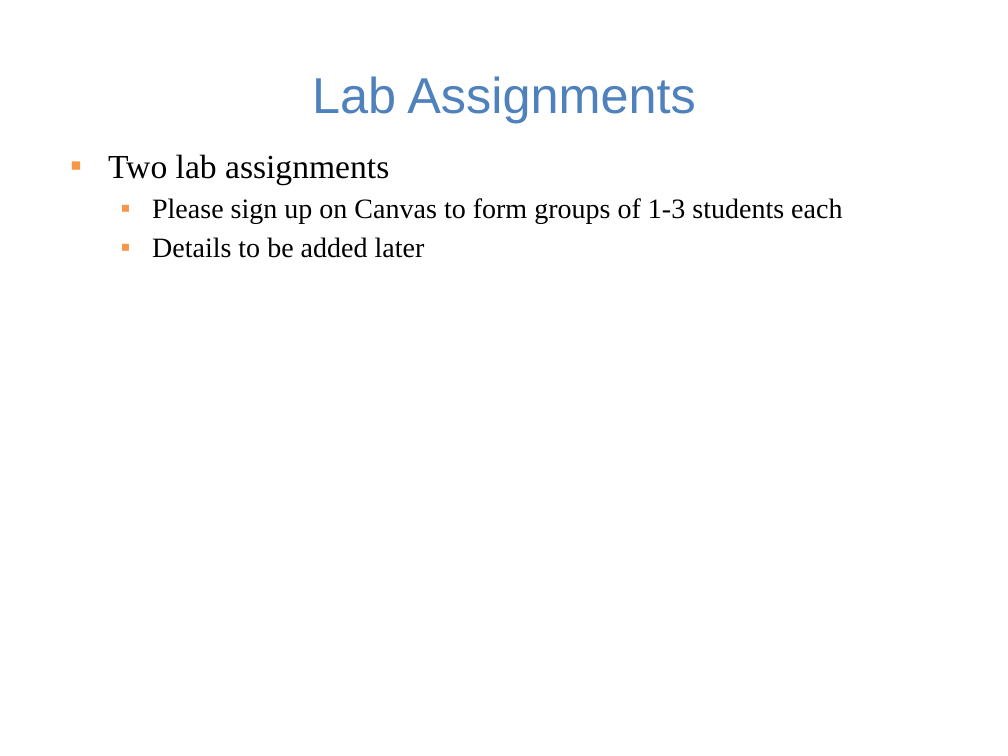
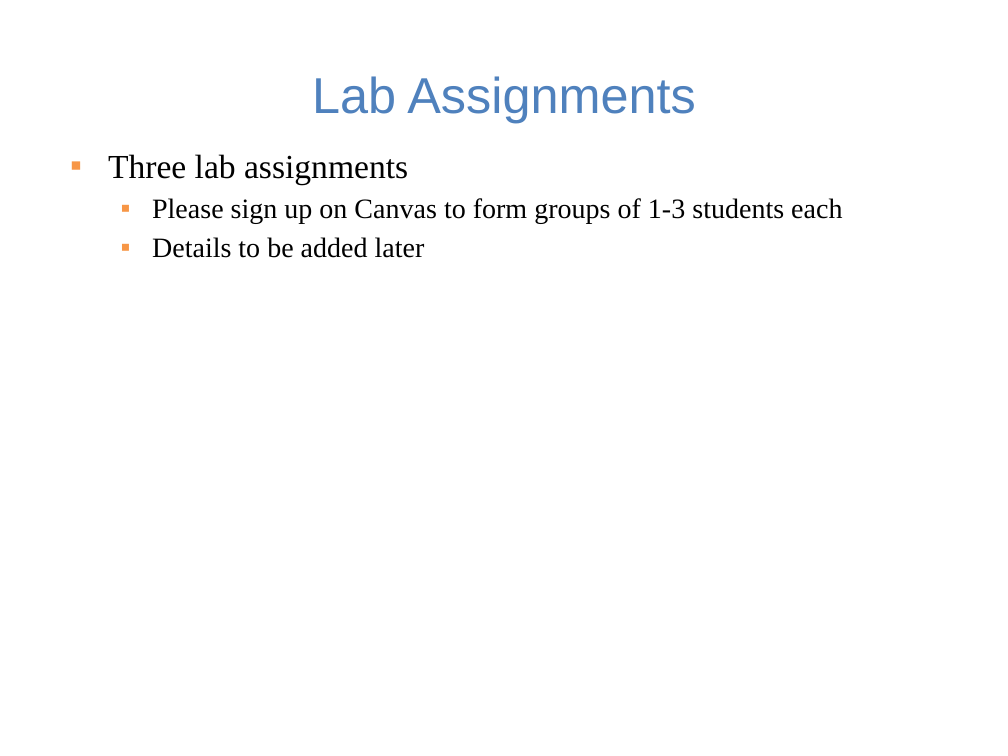
Before and after one commit to guhofstra/CSC256Fa25, a slide deck: slide 5 of PPTs/Lecture 0-course overview.pptx. Drawn at 1008x756 pixels with LibreOffice and Linux fonts; fonts in the diff are those of the drawing. Boxes give left, top, right and bottom in pixels: in the first picture for what was removed or moved away, otherwise in the second. Text is boxed around its words. In the diff, an @@ line names an element or a change of style, - is before the commit and + after.

```diff
--- a/PPTs/Lecture 0-course overview.pptx
+++ b/PPTs/Lecture 0-course overview.pptx
@@ text at (108,154,408,185): text changed @@
-▪ Two lab assignments
+▪ Three lab assignments
```
Also in this commit, not shown: 1 other file.
